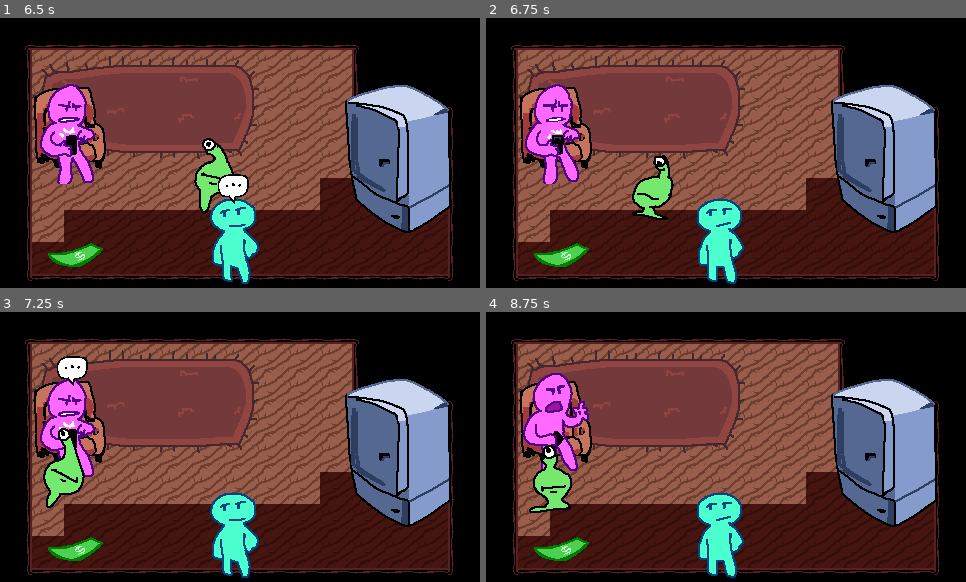
Above: before the commit, frames 1-4 (two rows, left to right).
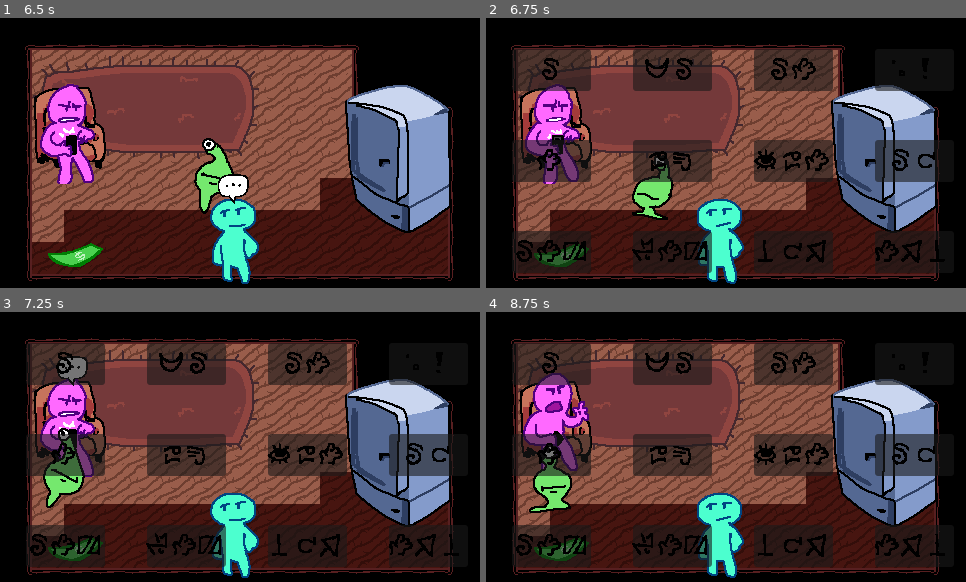
Above: after the commit, the same moments.

Repository: hryspider/GGJ-Committee-Team26
Game: Godot game, scene res://rooms/title_screen.tscn
Two runs of this game, one before a commit and one after it. Both use one fixed random seed, a clock stepped at 60 frames per second and the inputs below.
Inputs (mouse positions are in pixels of both pictures, inside the frame that each line leads up to):
- Up to frame 1 (6.5 s): click "Proceed" at 0.5 s; tap Enter at 1.25 s; move the mouse to (345, 139) at 1.27 s; hold D (right) 1.28-2.03 s; click (345, 139) at 1.35 s; move the mouse to (144, 166) at 2.02 s; hold S (down) 2.03-2.75 s; tap Q (dictionary) at 2.1, 5.85 s; click "Confirmed words" at 2.75 s; click "Back" at 3.5 s; move the mouse to (288, 93) at 4.27 s; hold D (right) 4.28-5.03 s; tap E (interact) at 4.35 s; move the mouse to (216, 207) at 5.02 s; hold W (up) 5.03-5.78 s; click (216, 207) at 5.1 s; move the mouse to (384, 193) at 5.77 s; hold A (left) from 5.78 s (still down)
- Up to frame 2 (6.75 s): keep holding A (left); move the mouse to (582, 112) at 6.52 s; tap E (interact) at 6.6 s
- Up to frame 3 (7.25 s): keep holding A (left)
- Up to frame 4 (8.75 s): release A (left) at 7.25 s; click (553, 363) at 7.27 s; move the mouse to (750, 447) at 8.02 s; hold S (down) from 8.03 s (still down); click (750, 447) at 8.1 s

Frame 1 is identical in both runs. In frame 2, 24% of the frame differs, in the area x 5-95%, y 11-95%; in frame 3, 24%; in frame 4, 24%.
Error in both runs: Invalid access to property or key 'global_position' on a base object of type 'null instance'. (res://ui/dialogmanager.gd:24)

Commit message:
started on talking mechanic

Diff:
--- a/globals/langauge_globals.gd
+++ b/globals/langauge_globals.gd
@@ -77,6 +77,7 @@
 
 # Called when the node enters the scene tree for the first time.
 func _ready() -> void:
+	mentioned_words += confirmed_words
 	for k in english_to_gleep.keys():
 		gleep_to_english[english_to_gleep[k]] = k
 
@@ -106,3 +107,10 @@
 		instance.control.aliases = gleep_aliases
 
 		instance.control.start()
+
+func spawn_talk_selector():
+	var talk_selector_res = load("res://ui/talk_selector.tscn")
+	var instance = talk_selector_res.instantiate()
+	add_child(instance)
+
+	instance.control.start()
--- a/objects/npc.gd
+++ b/objects/npc.gd
@@ -36,6 +36,7 @@
 func finished_dialog():
 	talking = false
 	get_tree().get_first_node_in_group("player").can_move = true
+	LangaugeGlobals.spawn_talk_selector()
 
 
 func _on_dialog_manager_pink_finished() -> void:
--- /dev/null
+++ b/objects/rune_button.gd
@@ -0,0 +1,17 @@
+extends Control
+
+class_name RuneButton
+
+var runetext = ""
+@onready var rune = $Button/Rune
+
+# Called when the node enters the scene tree for the first time.
+func _ready() -> void:
+	rune.set_rune_text(runetext)
+	rune.set_text_overlay(LangaugeGlobals.get_player_guess(runetext))
+	pass
+
+
+# Called every frame. 'delta' is the elapsed time since the previous frame.
+func _process(delta: float) -> void:
+	pass
--- /dev/null
+++ b/objects/rune_button.tscn
@@ -0,0 +1,36 @@
+[gd_scene format=3 uid="uid://txhkp52g0bn3"]
+
+[ext_resource type="PackedScene" uid="uid://5l0cney3hjrd" path="res://objects/rune.tscn" id="1_2p0r1"]
+[ext_resource type="Script" uid="uid://bx3ucs1wldfw7" path="res://objects/rune_button.gd" id="1_peajx"]
+[ext_resource type="FontFile" uid="uid://bheug0blsloux" path="res://text/retro-pixel-thick.ttf" id="3_ak20w"]
+
+[node name="RuneButton" type="Control" unique_id=494487788]
+layout_mode = 3
+anchors_preset = 15
+anchor_right = 1.0
+anchor_bottom = 1.0
+grow_horizontal = 2
+grow_vertical = 2
+size_flags_horizontal = 6
+size_flags_vertical = 6
+script = ExtResource("1_peajx")
+
+[node name="Button" type="Button" parent="." unique_id=1377232483]
+layout_mode = 0
+offset_right = 79.0
+offset_bottom = 42.0
+theme_override_colors/font_color = Color(1, 1, 1, 1)
+theme_override_fonts/font = ExtResource("3_ak20w")
+
+[node name="Rune" parent="Button" unique_id=1261957074 instance=ExtResource("1_2p0r1")]
+layout_mode = 1
+anchors_preset = 13
+anchor_left = 0.5
+anchor_right = 0.5
+anchor_bottom = 1.0
+offset_left = -1.9999962
+offset_top = 21.000002
+offset_right = 116.749985
+offset_bottom = 29.0
+grow_horizontal = 2
+grow_vertical = 2
--- /dev/null
+++ b/ui/talk_selector.gd
@@ -0,0 +1,24 @@
+extends Control
+
+var item_scene = preload("res://objects/rune_button.tscn")
+@onready var grid_container = $GridContainer
+
+# Called when the node enters the scene tree for the first time.
+func _ready() -> void:
+	pass # Replace with function body.
+
+
+# Called every frame. 'delta' is the elapsed time since the previous frame.
+func _process(delta: float) -> void:
+	pass
+
+
+func start():
+	var mentioned = LangaugeGlobals.mentioned_words
+
+	for item in mentioned:
+		var new_node = item_scene.instantiate()
+		new_node.runetext = item
+		grid_container.add_child(new_node)
+
+	pass
--- /dev/null
+++ b/ui/talk_selector.tscn
@@ -0,0 +1,24 @@
+[gd_scene format=3 uid="uid://b6m1jvesvfp3w"]
+
+[ext_resource type="Script" uid="uid://btclgke3qnd2v" path="res://ui/talk_selector_wrapper.gd" id="1_60262"]
+[ext_resource type="Script" uid="uid://eu2dubcanj3r" path="res://ui/talk_selector.gd" id="2_42hrp"]
+
+[node name="CanvasLayer" type="CanvasLayer" unique_id=1214237214]
+script = ExtResource("1_60262")
+
+[node name="TalkSelector" type="Control" parent="." unique_id=1173603143]
+layout_mode = 3
+anchors_preset = 15
+anchor_right = 1.0
+anchor_bottom = 1.0
+grow_horizontal = 2
+grow_vertical = 2
+script = ExtResource("2_42hrp")
+
+[node name="GridContainer" type="GridContainer" parent="TalkSelector" unique_id=1394089749]
+layout_mode = 0
+offset_left = -32.0
+offset_top = -13.0
+offset_right = 448.0
+offset_bottom = 257.0
+columns = 4
--- /dev/null
+++ b/ui/talk_selector_wrapper.gd
@@ -0,0 +1,11 @@
+extends CanvasLayer
+
+@onready var control = $TalkSelector
+
+# Called when the node enters the scene tree for the first time.
+func _ready() -> void:
+	pass # Replace with function body.
+
+# Called every frame. 'delta' is the elapsed time since the previous frame.
+func _process(delta: float) -> void:
+	pass
Not shown, added: objects/rune_button.gd.uid
Not shown, added: ui/talk_selector.gd.uid
Not shown, added: ui/talk_selector_wrapper.gd.uid
